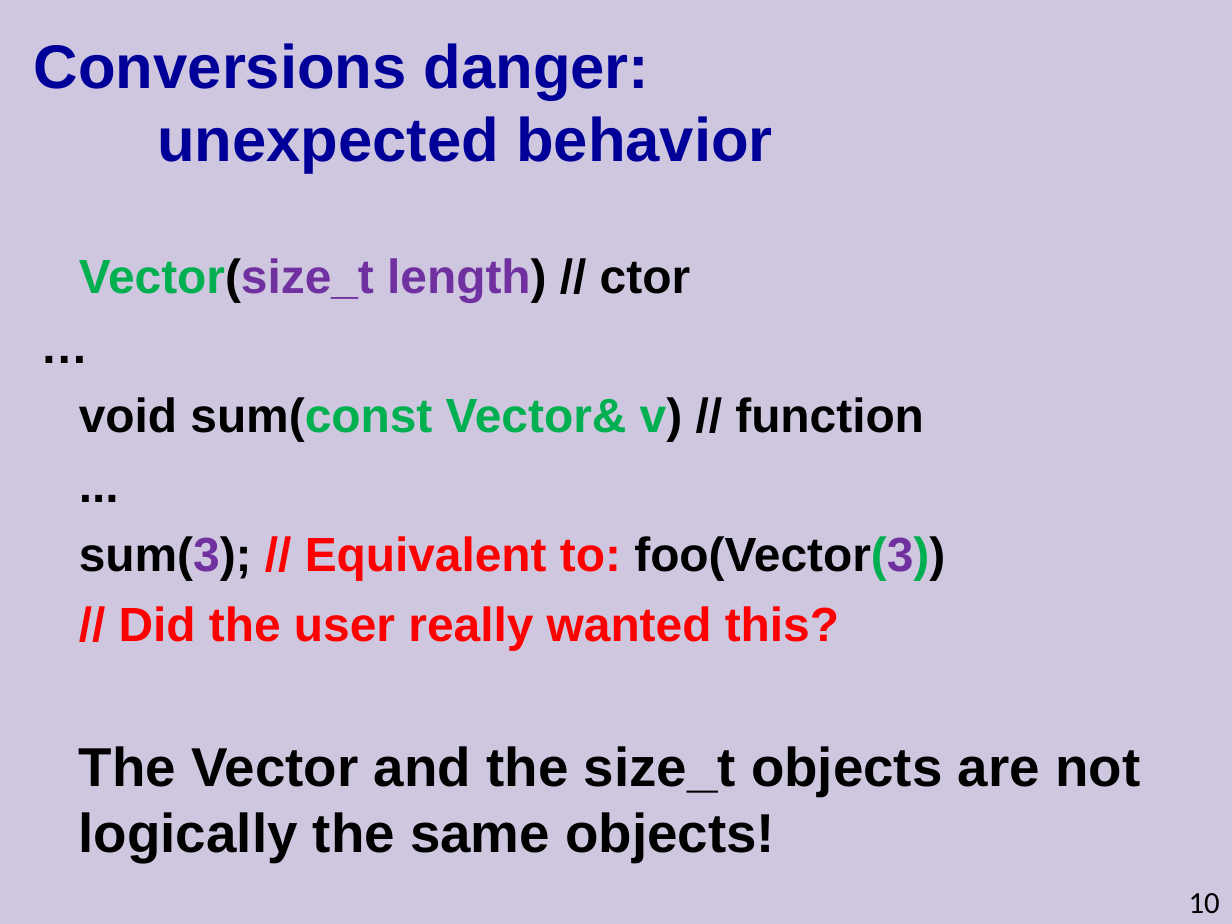
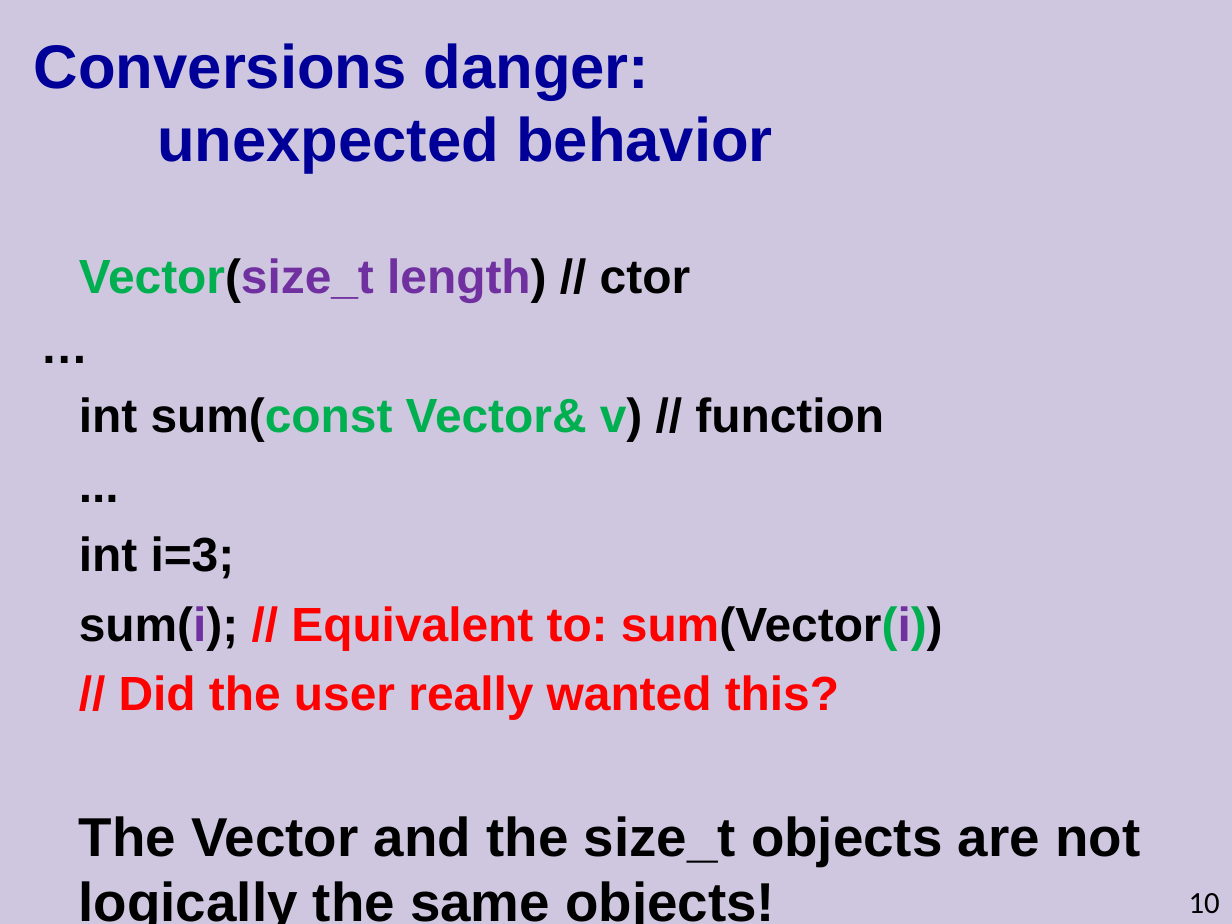
Before and after one commit to cpp-at-ariel/cpp-5778, a slide deck: slide 10 of week05-copy-friend/slides.odp. Drawn at 1232x924 pixels with LibreOffice and Linux fonts; fonts in the diff are those of the drawing. Boxes give left, top, right and bottom in pixels: in the first picture for what was removed or moved away, otherwise in the second. Text is boxed around its words. In the diff, an @@ line names an element or a change of style, - is before the commit and + after.

```diff
--- a/week05-copy-friend/slides.odp
+++ b/week05-copy-friend/slides.odp
@@ text at bbox=[79, 397, 884, 441]: text changed @@
-void sum(const Vector& v) // function
+int sum(const Vector& v) // function
@@ text at bbox=[79, 536, 943, 650]: text changed @@
-sum(3); // Equivalent to: foo(Vector(3))
+int i=3;
+sum(i); // Equivalent to: sum(Vector(i))
```
Also in this commit, not shown: 1 slide added, 8 other files.
